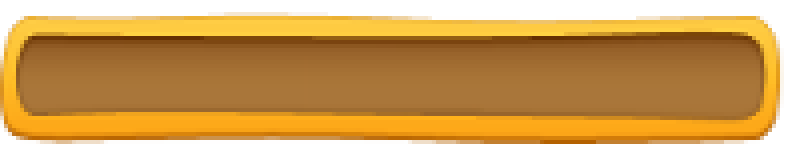
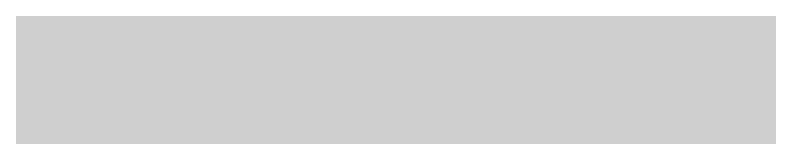
Layered file, before and after one edit (800x160). Changes by layer:
removed layer "Pasted Layer" over [0, 12, 784, 144]
added layer "Layer #1" above "Layer" over [16, 16, 776, 144]
added layer "Layer" over [8, 12, 784, 144]
